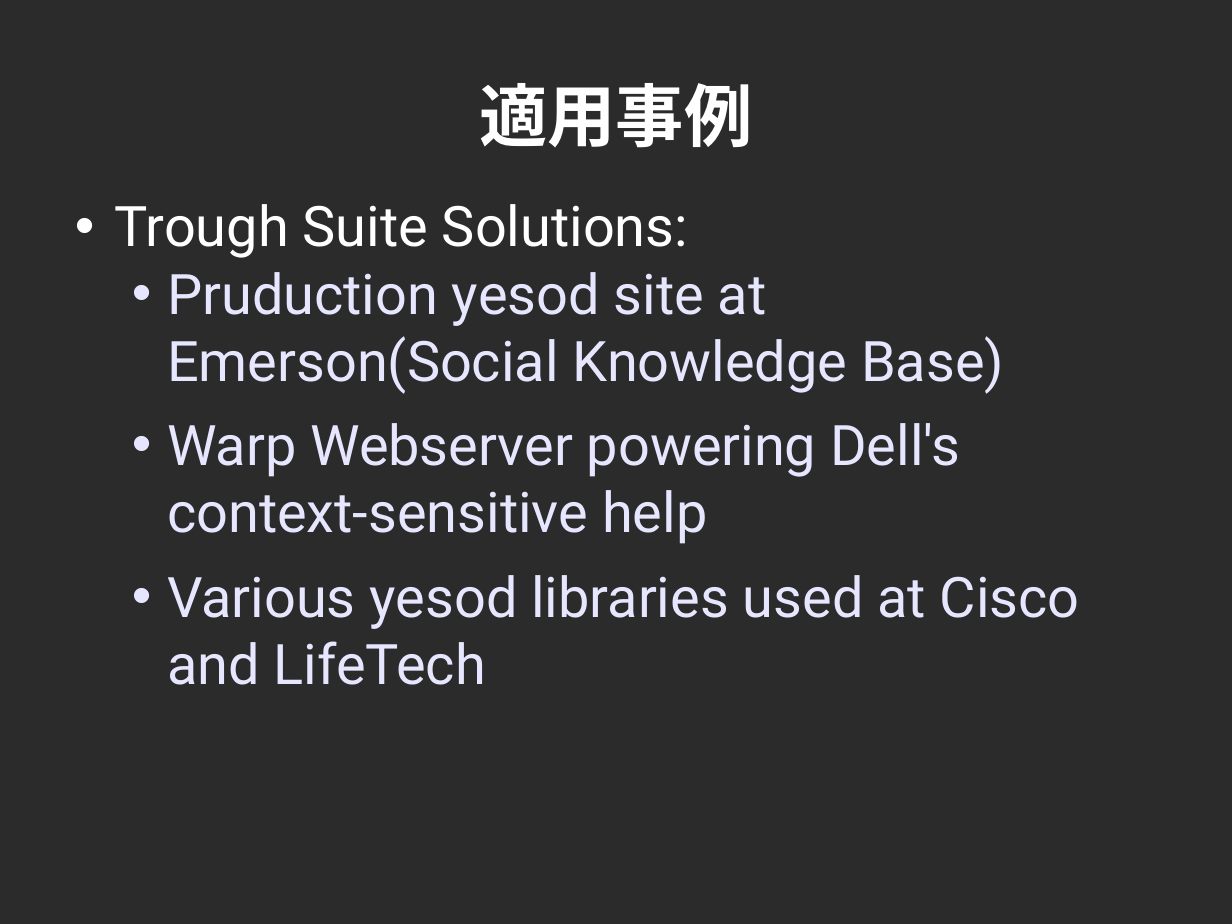
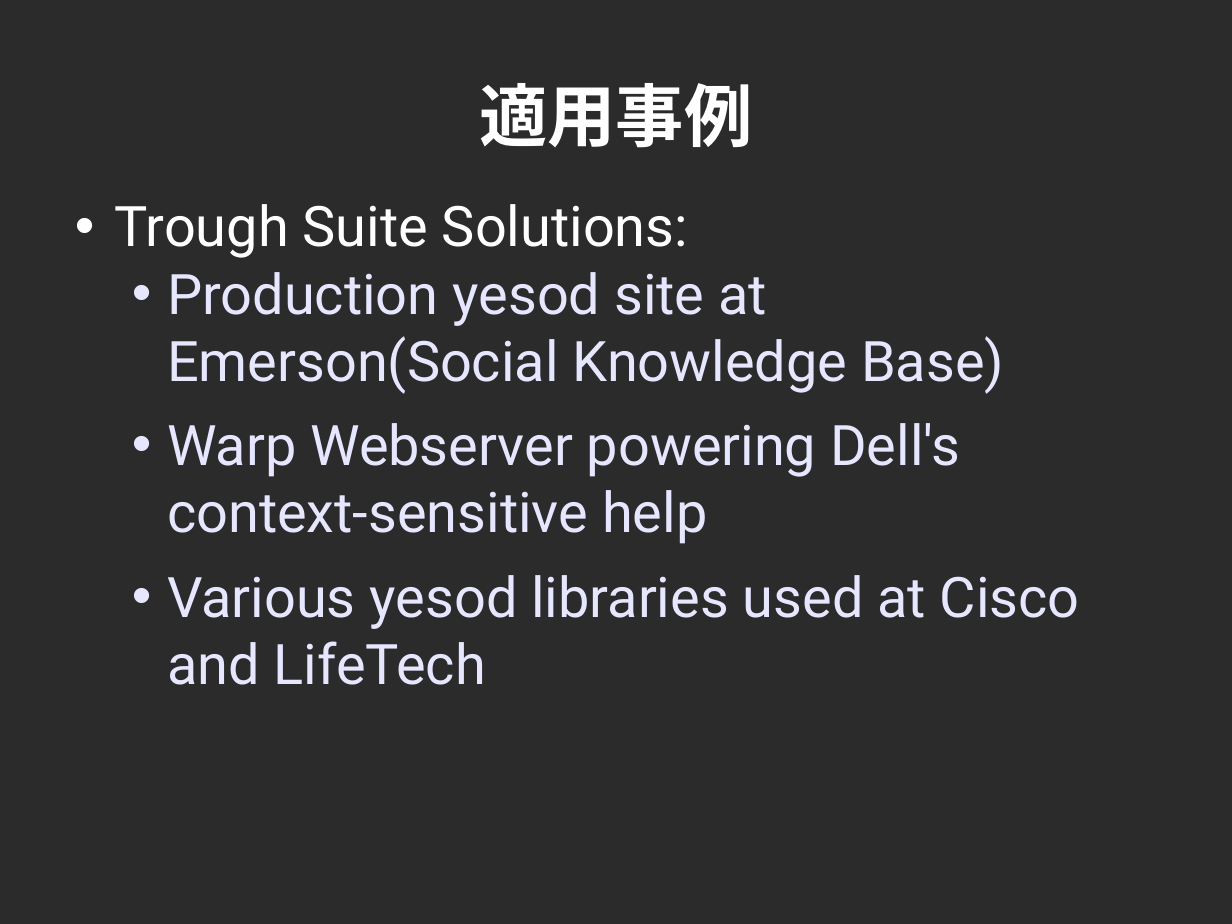
Before and after one commit to cutsea110/cross-slide, a slide deck: slide 28 of CROSS-Yesod.odp. Drawn at 1232x924 pixels with LibreOffice and Linux fonts; fonts in the diff are those of the drawing; background and template pictures are left out; a plain dark background stands for a picture behind light text. Boxes give left, top, right and bottom in pixels: in the first picture for what was removed or moved away, otherwise in the second. Text is boxed around its words. In the diff, an @@ line names an element or a change of style, - is before the commit and + after.

```diff
--- a/CROSS-Yesod.odp
+++ b/CROSS-Yesod.odp
@@ text at <box>167,272,1004,394</box>: text changed @@
-  • Pruduction yesod site at Emerson(Social Knowledge Base)
+  • Production yesod site at Emerson(Social Knowledge Base)
```
Also in this commit, not shown: 1 other slide changed, 1 other file.
